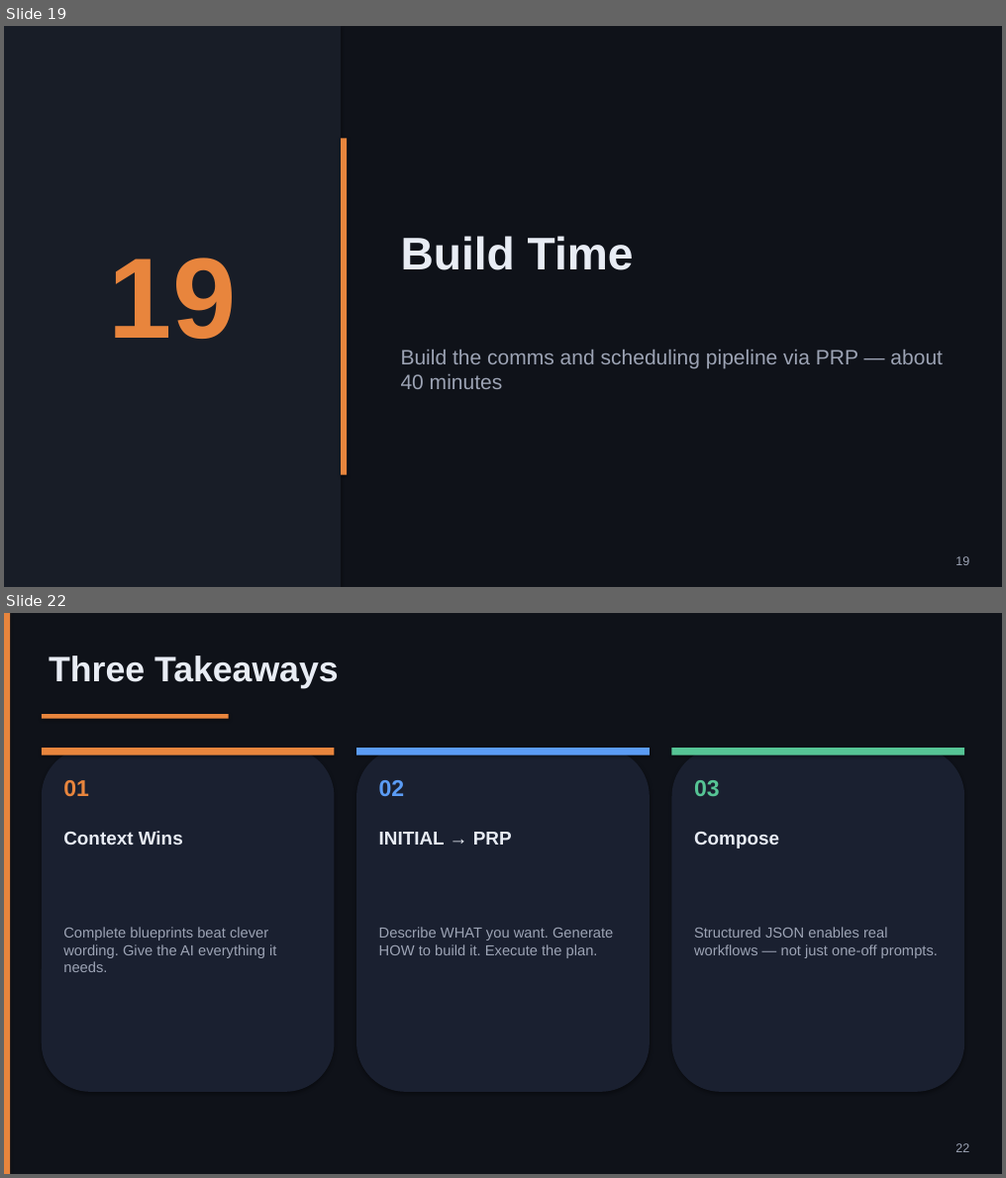
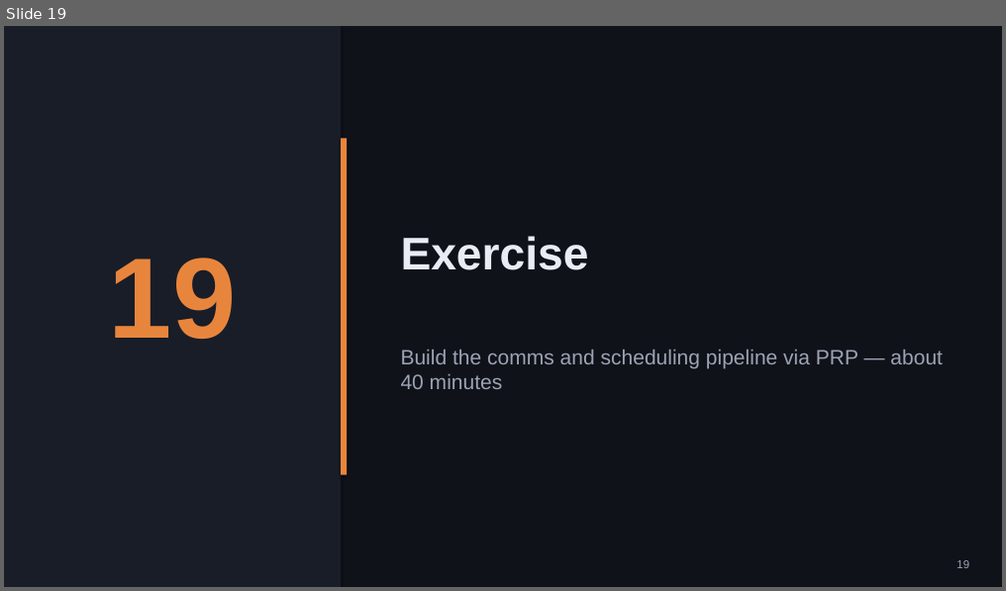
Before and after one commit to nickyeager/tucson-claude-code-meetup, a slide deck: slides/session-2-context-engineering.pptx. Shown one above the other, each under a label of ours: slides 19 and 22 before the commit, slide 19 after it; the slides between them are not shown. The pictures are 1006x1178 and 1006x591 pixels, drawn with LibreOffice and Linux fonts; fonts in the diff are those of the drawing. Boxes give left, top, right and bottom in pixels: in the first picture for what was removed or moved away, otherwise in the second. Text is boxed around its words. In the diff, an @@ line names an element or a change of style, - is before the commit and + after.

```diff
--- a/slides/session-2-context-engineering.pptx
+++ b/slides/session-2-context-engineering.pptx
@@ slide 22 removed at [4,613,1002,1174], background #0F1219 @@
@@ rectangle removed at [4,613,10,1174] @@
@@ text removed at [49,656,339,688] @@
-Three Takeaways
@@ rectangle removed at [42,714,229,719] @@
@@ rounded rectangle removed at [42,748,334,1092] @@
@@ rectangle removed at [42,748,334,756] @@
@@ rounded rectangle removed at [356,748,649,1092] @@
@@ rectangle removed at [356,748,649,756] @@
@@ rounded rectangle removed at [672,748,964,1092] @@
@@ rectangle removed at [672,748,964,756] @@
@@ text removed at [63,780,89,796] @@
-01
@@ text removed at [379,780,405,796] @@
-02
@@ text removed at [694,780,720,796] @@
-03
@@ text removed at [63,831,183,845] @@
-Context Wins
@@ text removed at [379,832,512,845] @@
-INITIAL → PRP
@@ text removed at [694,832,779,849] @@
-Compose
@@ text removed at [63,927,276,972] @@
-Complete blueprints beat clever wording. Give the AI everything it needs.
@@ text removed at [379,927,613,959] @@
-Describe WHAT you want. Generate HOW to build it. Execute the plan.
@@ text removed at [694,927,938,959] @@
-Structured JSON enables real workflows — not just one-off prompts.
@@ text removed at [955,1144,969,1153] @@
-22
@@ slide 19 changed as well @@
@@ text at [401,236,589,271]: text changed @@
-Build Time
+Exercise
@@ text "19" at [956,561,969,569]: size 12 to 11 pt @@
```
Also in this commit, not shown: 17 other slides changed, 4 slides added, 3 other slides removed, 2 other files.
